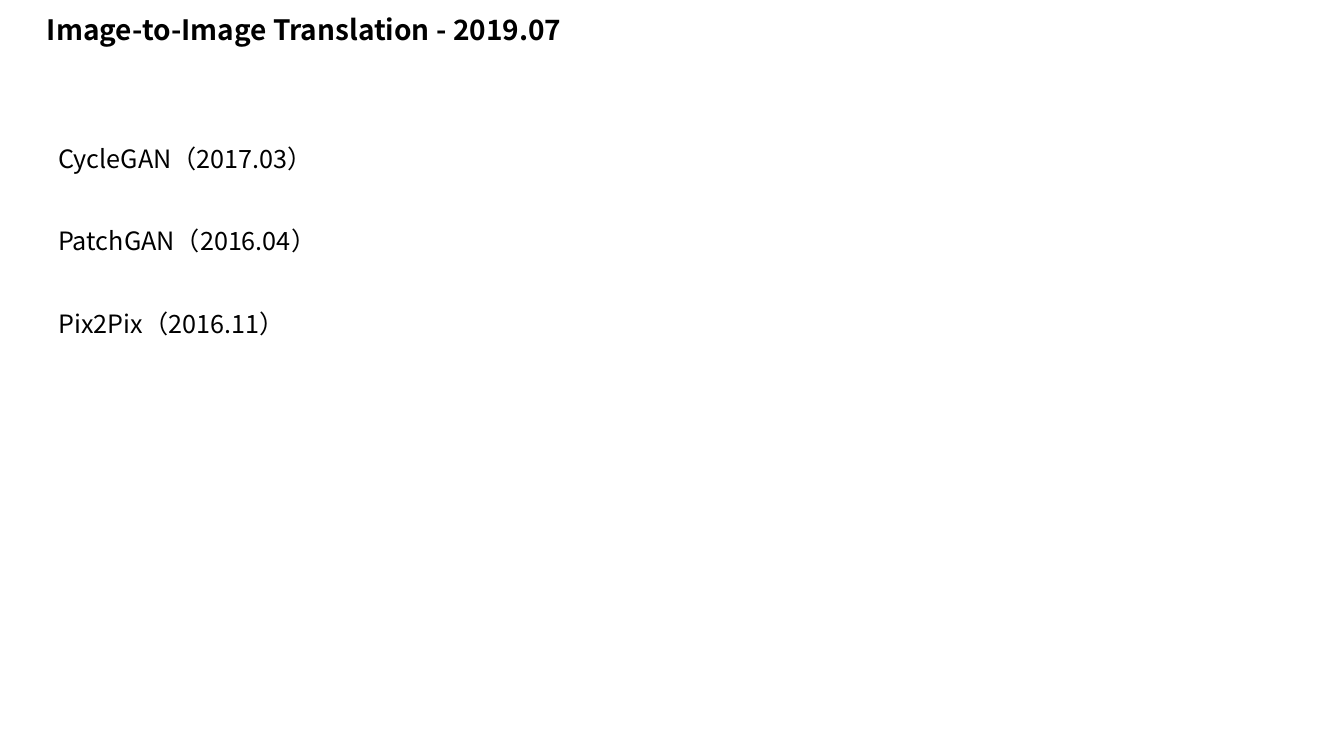
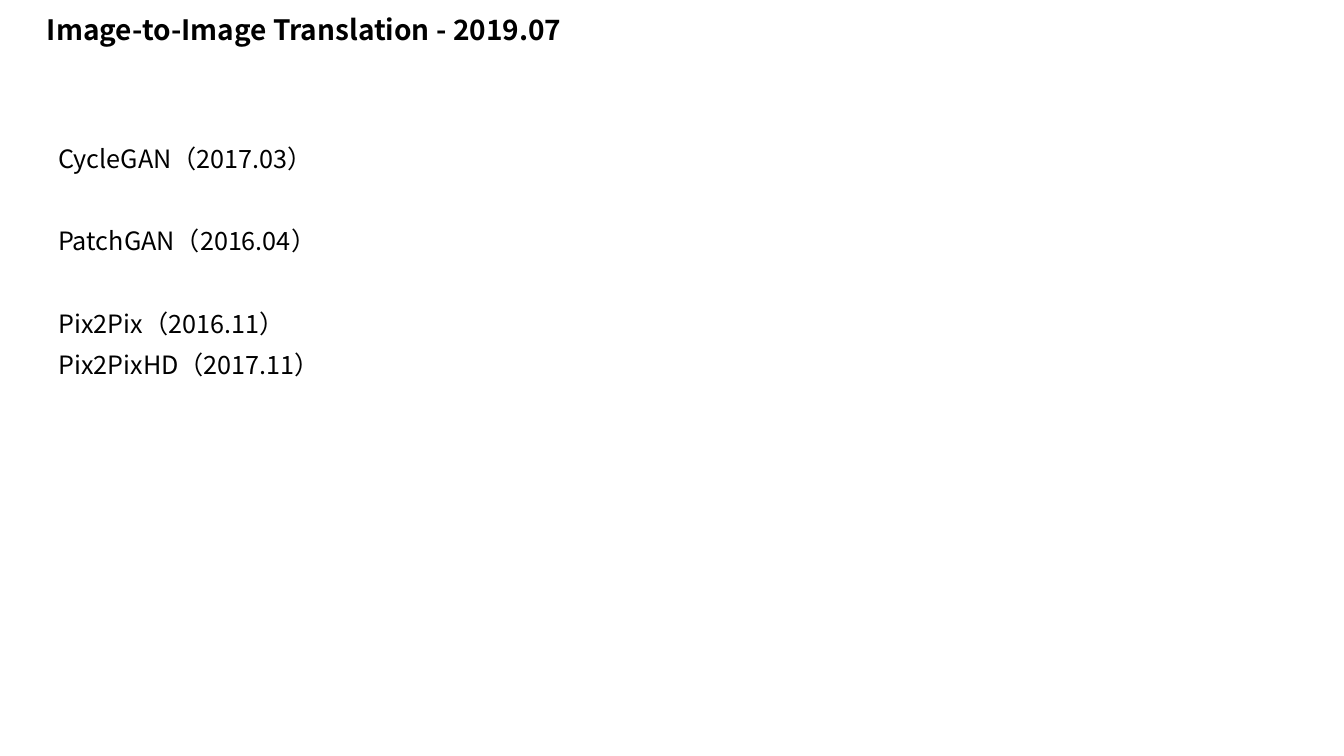
Before and after one commit to taylorguo/GAN_Understanding_Practicing, a slide deck: slide 24 of GAN_Understanding/GANunderstanding.pptx. Drawn at 1344x756 pixels with LibreOffice and Linux fonts; fonts in the diff are those of the drawing. Boxes give left, top, right and bottom in pixels: in the first picture for what was removed or moved away, otherwise in the second. Text is boxed around its words. In the diff, an @@ line names an element or a change of style, - is before the commit and + after.

```diff
--- a/GAN_Understanding/GANunderstanding.pptx
+++ b/GAN_Understanding/GANunderstanding.pptx
@@ text at box(58, 352, 320, 377): paragraph added @@
+Pix2PixHD（2017.11）
```
